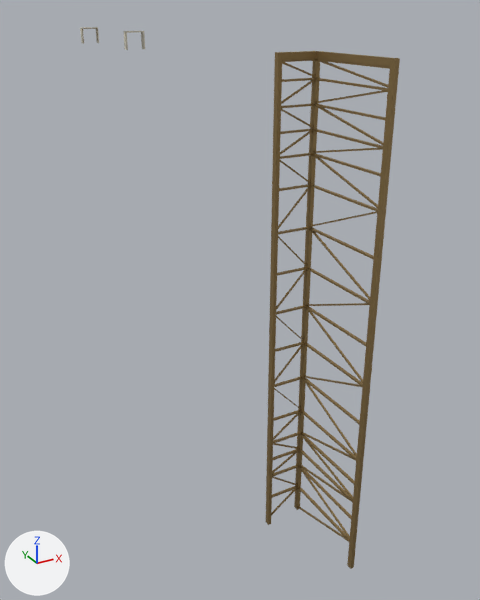
A saved change to the glTF model assets/d17_house_platform/exports/AST-RES-005.glb.
The view is the same before and after, from a camera (50 mm lens) standing at (35.2, -133.6, 108.8) and looking at (97.4, -20.6, 52.3). The axes (+X, +Y, +Z) are drawn at lower left. The lights are the same throughout. The older version comes first. Vertices at exactly the same position are counted once.

The older version as bpy lines, for what is in view:
```python
me_d17_royaltypier_aft = bpy.data.meshes.new('D17_RoyaltyPier_Aft')
me_d17_royaltypier_aft.from_pydata(...)  # 32 vertices, 48 faces; spans x 78.4..108.4, y -51.0..-12.7, z -0.4..104.9
me_d17_royaltypier_aft.materials.append(mat_champagne_metal)  # picture img_champagne_metal
me_d17_royaltypier_fore = bpy.data.meshes.new('D17_RoyaltyPier_Fore')
me_d17_royaltypier_fore.from_pydata(...)  # 40 vertices, 60 faces; spans x 78.4..108.4, y -30.2..12.8, z -0.4..104.9
me_d17_royaltypier_fore.materials.append(mat_champagne_metal)  # picture img_champagne_metal
me_d17_royaltytransfer = bpy.data.meshes.new('D17_RoyaltyTransfer')
me_d17_royaltytransfer.from_pydata(...)  # a box spanning x 107.6..108.4, y -51.0..-29.0, z 100.6..101.8
me_d17_royaltytransfer.materials.append(mat_champagne_metal)  # picture img_champagne_metal
ob_d17_interfacebatch_aft_champagne_metal = bpy.data.objects.new('D17_InterfaceBatch_Aft_champagne_metal', me_d17_royaltypier_aft)
ob_d17_interfacebatch_aft_champagne_metal.location = (0.0, 0.0, 0.0)
ob_d17_interfacebatch_d17_royaltytransfer_champagne_metal = bpy.data.objects.new('D17_InterfaceBatch_D17_RoyaltyTransfer_champagne_metal', me_d17_royaltytransfer)
ob_d17_interfacebatch_d17_royaltytransfer_champagne_metal.location = (0.0, 0.0, 0.0)
ob_d17_interfacebatch_fore_champagne_metal = bpy.data.objects.new('D17_InterfaceBatch_Fore_champagne_metal', me_d17_royaltypier_fore)
ob_d17_interfacebatch_fore_champagne_metal.location = (0.0, 0.0, 0.0)
```
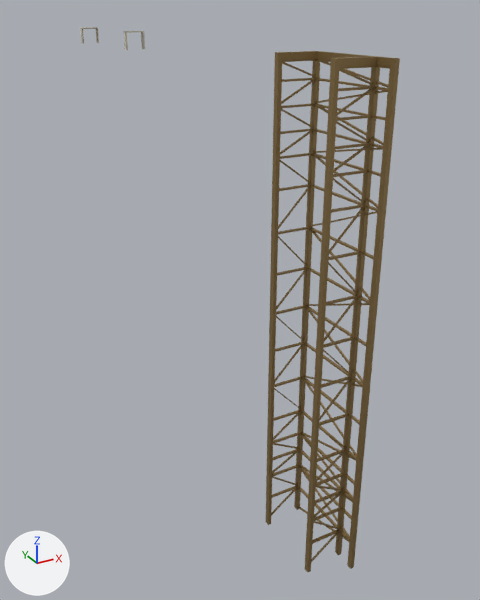
Where the change shows, as pixel boxes [x1, y1, x2, y2] in the pictures (480 x 600 px):
part 1 of me_d17_royaltypier_aft, added
    after: [312, 529, 339, 544]
part 2 of me_d17_royaltypier_aft, added
    after: [314, 507, 341, 521]
part 3 of me_d17_royaltypier_aft, added
    after: [315, 491, 342, 504]
part 4 of me_d17_royaltypier_aft, added
    after: [316, 473, 344, 486]
part 5 of me_d17_royaltypier_aft, added
    after: [317, 449, 346, 462]
part 6 of me_d17_royaltypier_aft, added
    after: [319, 413, 348, 426]
part 7 of me_d17_royaltypier_aft, added
    after: [321, 376, 351, 388]
part 8 of me_d17_royaltypier_aft, added
    after: [324, 337, 354, 348]
part 9 of me_d17_royaltypier_aft, added
    after: [326, 295, 357, 305]
part 10 of me_d17_royaltypier_aft, added
    after: [329, 251, 361, 260]
part 11 of me_d17_royaltypier_aft, added
    after: [331, 204, 364, 213]
part 12 of me_d17_royaltypier_aft, added
    after: [333, 170, 367, 177]
part 13 of me_d17_royaltypier_aft, added
    after: [335, 143, 369, 149]
part 14 of me_d17_royaltypier_aft, added
    after: [336, 115, 371, 121]
part 15 of me_d17_royaltypier_aft, added
    after: [338, 86, 373, 91]
part 16 of me_d17_royaltypier_aft, added
    after: [339, 65, 375, 69]
part 17 of me_d17_royaltypier_aft, added (brown)
    after: [305, 56, 380, 567]

The change, as a diff of the scene's bpy script:
```diff
--- a/assets/d17_house_platform/exports/AST-RES-005.glb.py
+++ b/assets/d17_house_platform/exports/AST-RES-005.glb.py
@@ me_d17_royaltypier_aft @@
 # used by ob_d17_interfacebatch_aft_champagne_metal; location = (0.0, 0.0, 0.0)
-me_d17_royaltypier_aft.from_pydata(...)  # 32 vertices, 48 faces; spans x 78.4..108.4, y -51.0..-12.7, z -0.4..104.9
+me_d17_royaltypier_aft.from_pydata(...)  # 308 vertices, 468 faces; spans x 78.4..108.4, y -51.0..-12.7, z -0.4..104.9
+# me_d17_royaltypier_aft part 1: a new loose piece, a box spanning x 100.1..107.9, y -46.3..-45.7, z 5.4..5.76, in mat_champagne_metal (picture img_champagne_metal)
+# me_d17_royaltypier_aft part 2: a new loose piece, a box spanning x 100.1..107.9, y -46.3..-45.7, z 11.4..11.76, in mat_champagne_metal (picture img_champagne_metal)
+# me_d17_royaltypier_aft part 3: a new loose piece, a box spanning x 100.1..107.9, y -46.3..-45.7, z 15.9..16.26, in mat_champagne_metal (picture img_champagne_metal)
+# me_d17_royaltypier_aft part 4: a new loose piece, a box spanning x 100.1..107.9, y -46.3..-45.7, z 20.4..20.76, in mat_champagne_metal (picture img_champagne_metal)
+# me_d17_royaltypier_aft part 5: a new loose piece, a box spanning x 100.1..107.9, y -46.3..-45.7, z 26.4..26.76, in mat_champagne_metal (picture img_champagne_metal)
+# me_d17_royaltypier_aft part 6: a new loose piece, a box spanning x 100.1..107.9, y -46.3..-45.7, z 34.9..35.26, in mat_champagne_metal (picture img_champagne_metal)
+# me_d17_royaltypier_aft part 7: a new loose piece, a box spanning x 100.1..107.9, y -46.3..-45.7, z 43.4..43.76, in mat_champagne_metal (picture img_champagne_metal)
+# me_d17_royaltypier_aft part 8: a new loose piece, a box spanning x 100.1..107.9, y -46.3..-45.7, z 51.9..52.26, in mat_champagne_metal (picture img_champagne_metal)
+# me_d17_royaltypier_aft part 9: a new loose piece, a box spanning x 100.1..107.9, y -46.3..-45.7, z 60.4..60.76, in mat_champagne_metal (picture img_champagne_metal)
+# me_d17_royaltypier_aft part 10: a new loose piece, a box spanning x 100.1..107.9, y -46.3..-45.7, z 68.9..69.26, in mat_champagne_metal (picture img_champagne_metal)
+# me_d17_royaltypier_aft part 11: a new loose piece, a box spanning x 100.1..107.9, y -46.3..-45.7, z 77.4..77.76, in mat_champagne_metal (picture img_champagne_metal)
+# me_d17_royaltypier_aft part 12: a new loose piece, a box spanning x 100.1..107.9, y -46.3..-45.7, z 83.4..83.76, in mat_champagne_metal (picture img_champagne_metal)
+# me_d17_royaltypier_aft part 13: a new loose piece, a box spanning x 100.1..107.9, y -46.3..-45.7, z 87.9..88.26, in mat_champagne_metal (picture img_champagne_metal)
+# me_d17_royaltypier_aft part 14: a new loose piece, a box spanning x 100.1..107.9, y -46.3..-45.7, z 92.4..92.76, in mat_champagne_metal (picture img_champagne_metal)
+# me_d17_royaltypier_aft part 15: a new loose piece, a box spanning x 100.1..107.9, y -46.3..-45.7, z 96.9..97.26, in mat_champagne_metal (picture img_champagne_metal)
+# me_d17_royaltypier_aft part 16: a new loose piece, a box spanning x 100.1..107.9, y -46.3..-45.7, z 100.2..100.56, in mat_champagne_metal (picture img_champagne_metal)
+# me_d17_royaltypier_aft part 17
+# 74 vertices are added at x 99.6..108.4, y -46.6..-46.2, z -0.4..101.8
+# 64 new vertices lie (0.0, 0.4, 0.0) away from vertices in x 100.1..107.9, y -46.2, z -0.4..100.5
+# 10 new vertices lie (0.0, 1.2, 0.0) away from vertices in x 99.6..108.4, y -46.6, z -0.4..101.8
+# 228 new faces join them
 me_d17_royaltypier_aft.materials.append(mat_champagne_metal)
```
